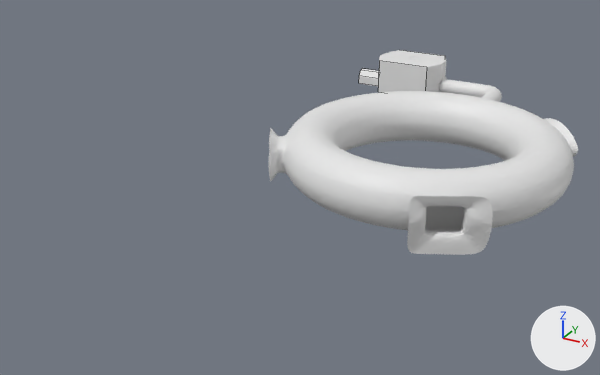
The Blender file DescentRemake/Assets/LevelAssets/levelLM.blend: old version first, new version second.
Rendered twice from a camera (50 mm lens) standing at (69.1, -180.1, 57.8) and looking at (1.6, -57.3, -3.6). The lights are fixed; the arrows at lower right show +X, +Y and +Z. Mesh edges are drawn as thin lines on the coarser meshes.

In view in the first picture: 'Torus', 'room1ceiling', 'room1walls', 'tube1'.
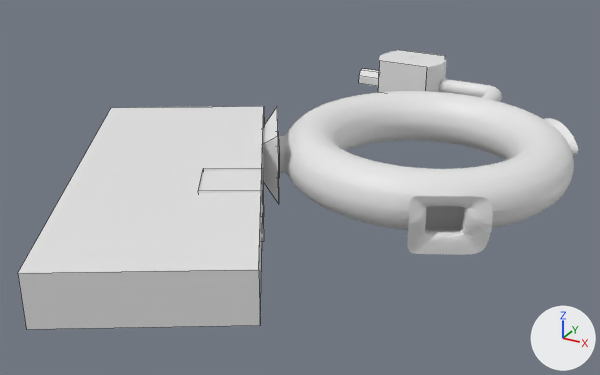
Commit message: Made second room

Boxes (x1, y1, x2, y2) around the edits, measured in the pictures (600 x 375 px):
'room2ceil', added
    after: (18, 106, 264, 273)
'room2wall2', added
    after: (18, 270, 260, 329)
'room2', added
    after: (263, 107, 279, 204)
'room2extension', added
    after: (198, 168, 264, 242)
'room2frontwall', added
    after: (259, 114, 264, 307)

Diff of the bpy script that builds the scene:
```diff
--- a/DescentRemake/Assets/LevelAssets/levelLM.blend.py
+++ b/DescentRemake/Assets/LevelAssets/levelLM.blend.py
@@ me_cube_002 @@
+me_cube_002.from_pydata([(-7.2, -116.0, 5.2), (-41.4, -58.1, 5.2), (19.3, -100.4, 5.2), (-14.9, -42.5, 5.2)], [], [(1, 3, 2, 0)])
@@ me_cube_010 @@
+me_cube_010.from_pydata(...)  # 16 vertices, 12 faces; spans x -9.89..-0.83, y -60.96..-46.55, z -6.06..7.27
@@ me_cube_001 @@
+me_cube_001.from_pydata([(2.44, -71.37, -3.41), (2.44, -71.37, 5.46), (7.0, -79.15, 5.39), (7.0, -79.15, -3.48), (-1.58, -84.19, -3.48), (-1.58, -84.19, 5.39), (-6.15, -76.4, 5.46), (-6.15, -76.4, -3.41)], [], [(5, 6, 7, 4), (2, 5, 4, 3), (0, 7, 6, 1)])
@@ me_cube_004 @@
+me_cube_004.from_pydata([(19.3, -100.4, 5.2), (19.3, -100.4, -3.3), (-14.9, -42.5, 5.2), (-14.9, -42.5, -3.3), (-5.4, -58.6, 3.8), (-5.4, -58.6, -2.5), (-9.5, -51.7, -2.5), (-9.5, -51.7, 3.8)], [], [(1, 5, 6, 3), (0, 4, 5, 1), (2, 7, 4, 0), (3, 6, 7, 2)])
@@ me_cube_006 @@
+me_cube_006.from_pydata([(-7.2, -116.0, 5.2), (-7.2, -116.0, -3.3), (19.3, -100.4, 5.2), (19.3, -100.4, -3.3)], [], [(2, 3, 1, 0)])
@@ ob_room2ceil @@
+ob_room2ceil = bpy.data.objects.new('room2ceil', me_cube_002)
+ob_room2ceil.parent = ob_room2
+ob_room2ceil.location = (0.0, 0.0, 0.0)
+_m = ob_room2ceil.modifiers.new('Boolean', 'BOOLEAN')
+_m.solver = 'FLOAT'
@@ ob_room2 @@
+ob_room2 = bpy.data.objects.new('room2', me_cube_010)
+ob_room2.location = (0.0, 0.0, 0.0)
+_m = ob_room2.modifiers.new('Boolean', 'BOOLEAN')
+_m.solver = 'FLOAT'
@@ ob_room2extension @@
+ob_room2extension = bpy.data.objects.new('room2extension', me_cube_001)
+ob_room2extension.parent = ob_room2
+ob_room2extension.location = (0.0, 0.0, 0.0)
+_m = ob_room2extension.modifiers.new('Boolean', 'BOOLEAN')
+_m.solver = 'FLOAT'
@@ ob_room2frontwall @@
+ob_room2frontwall = bpy.data.objects.new('room2frontwall', me_cube_004)
+ob_room2frontwall.parent = ob_room2
+ob_room2frontwall.location = (0.0, 0.0, 0.0)
+_m = ob_room2frontwall.modifiers.new('Boolean', 'BOOLEAN')
+_m.solver = 'FLOAT'
@@ ob_room2wall2 @@
+ob_room2wall2 = bpy.data.objects.new('room2wall2', me_cube_006)
+ob_room2wall2.parent = ob_room2
+ob_room2wall2.location = (0.0, 0.0, 0.0)
+_m = ob_room2wall2.modifiers.new('Boolean', 'BOOLEAN')
+_m.solver = 'FLOAT'
```
